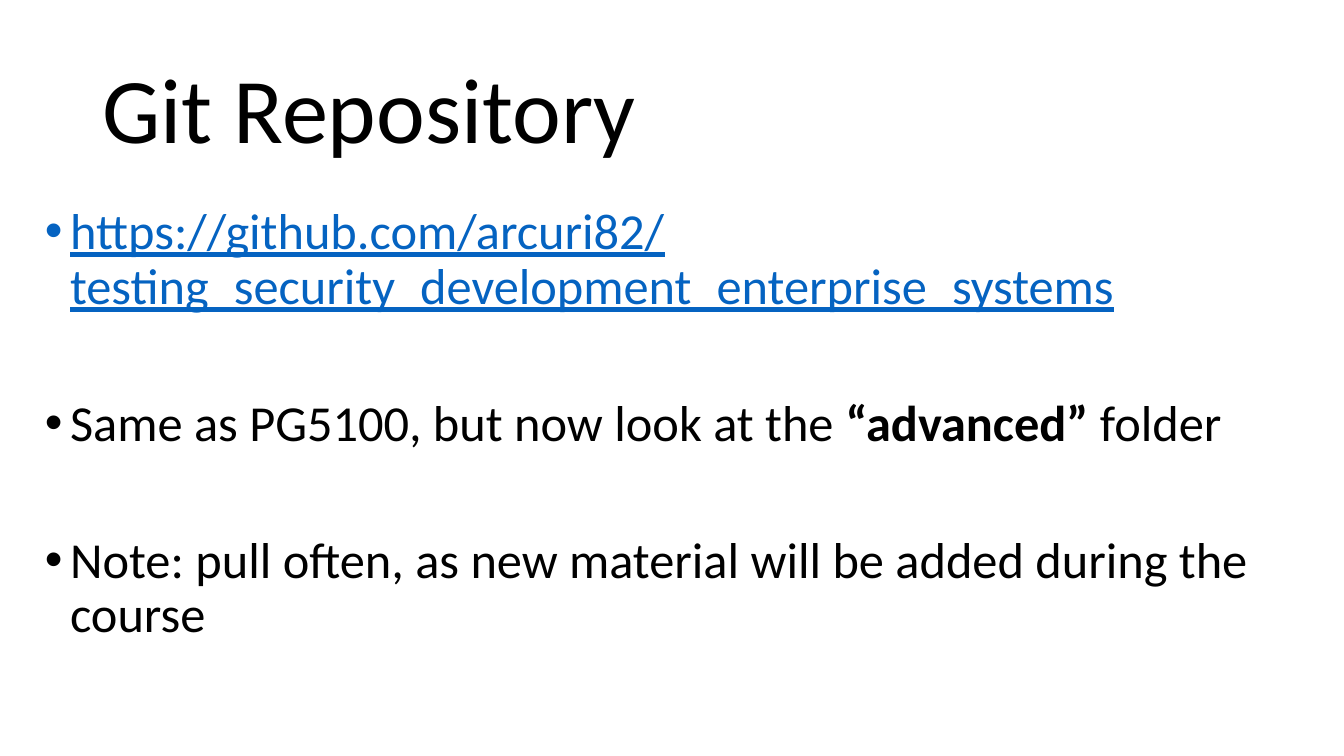
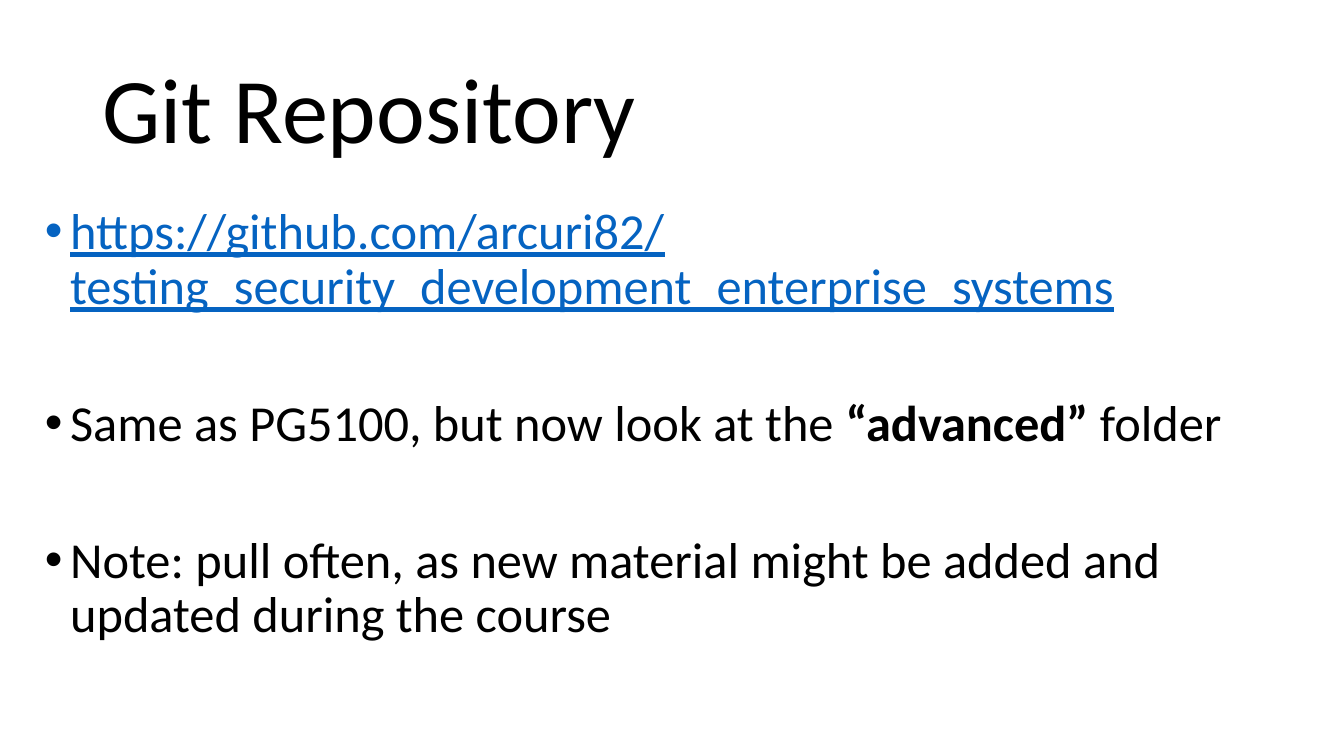
Before and after one commit to arcuri82/testing_security_development_enterprise_systems, a slide deck: slide 5 of doc/advanced/slides/lesson_01.pptx. Drawn at 1344x756 pixels with LibreOffice and Linux fonts; fonts in the diff are those of the drawing. Boxes give left, top, right and bottom in pixels: in the first picture for what was removed or moved away, otherwise in the second. Text is boxed around its words. In the diff, an @@ line names an element or a change of style, - is before the commit and + after.

```diff
--- a/doc/advanced/slides/lesson_01.pptx
+++ b/doc/advanced/slides/lesson_01.pptx
@@ text at [70, 543, 1160, 641]: text changed @@
-• Note: pull often, as new material will be added during the course
+• Note: pull often, as new material might be added and updated during the course
```
Also in this commit, not shown: 5 other slides changed, 6 slides added, 2 slides removed, 6 other files.
